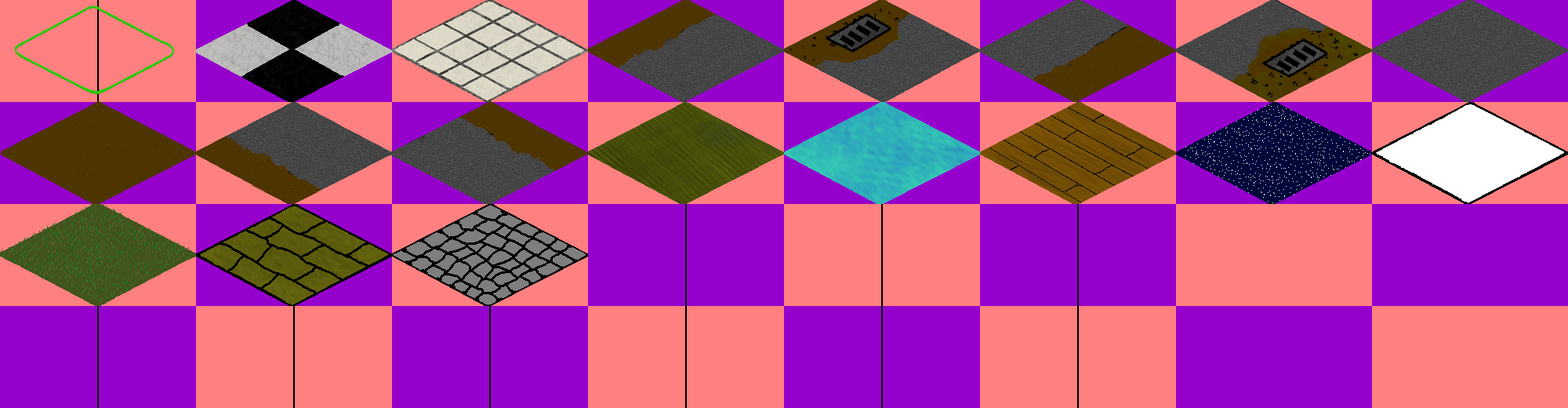
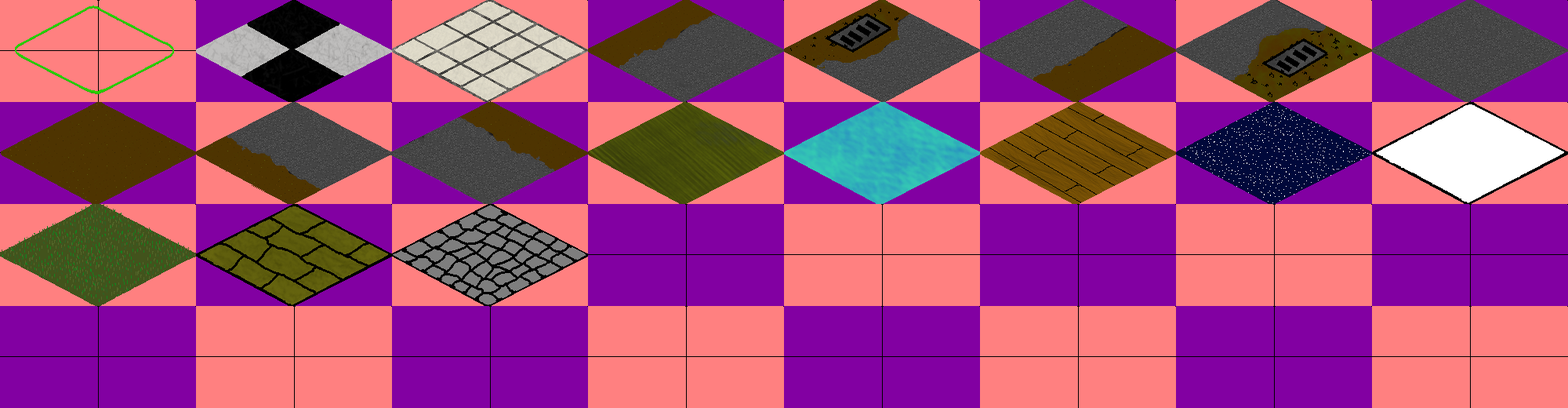
Two versions of the same layered image (w=1568, h=408). Layer-by-layer changes:
painted on "Layer" over [0, 0, 1568, 408]
